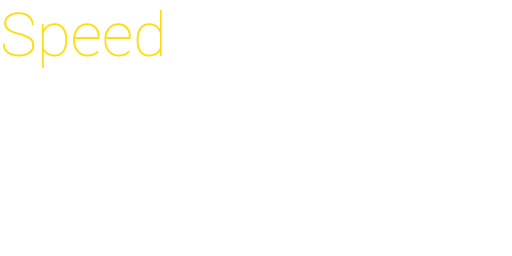
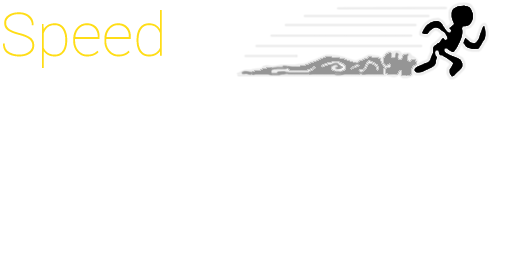
Layered file, before and after one edit (512 x 256). Changes by layer:
showed "Layer 2", painted on it over [236, 2, 489, 80]
